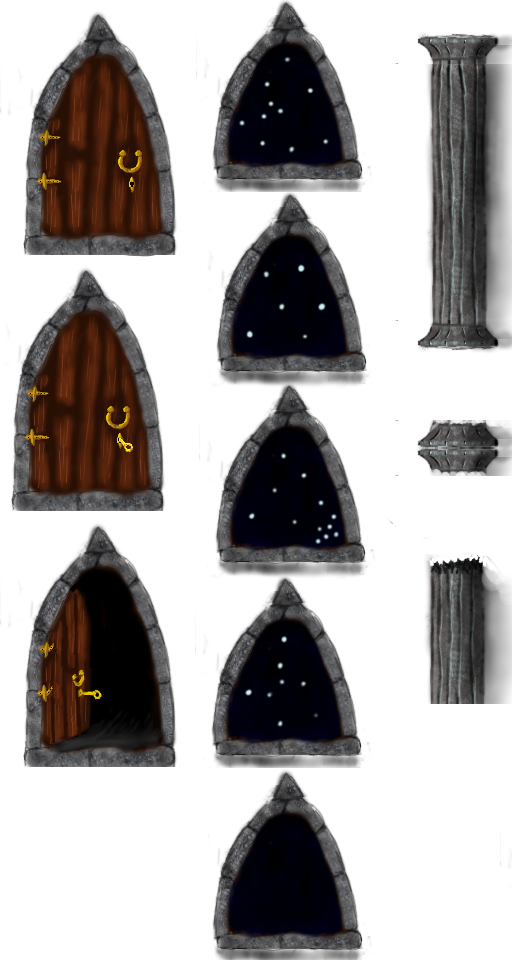
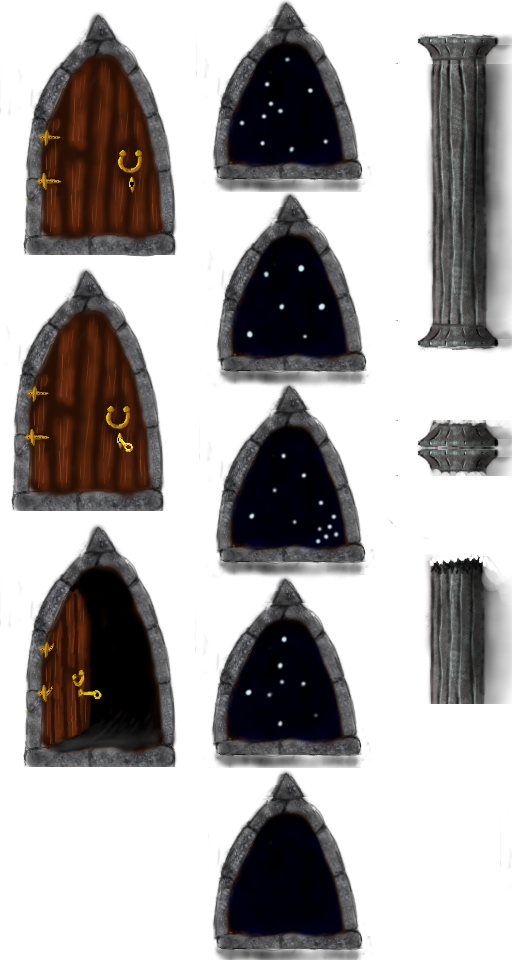
Layers edited between the first and the second 512×960 image:
renamed "Background copy" to "Tausta", painted on it over [239, 774, 289, 829]
